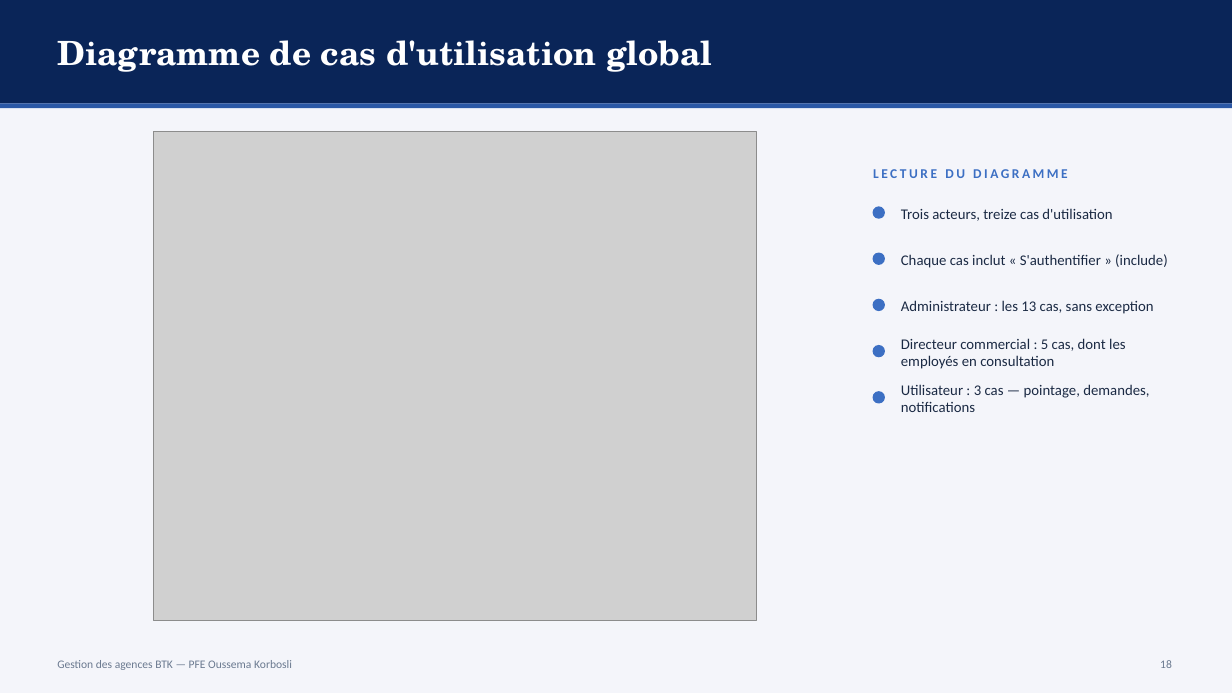
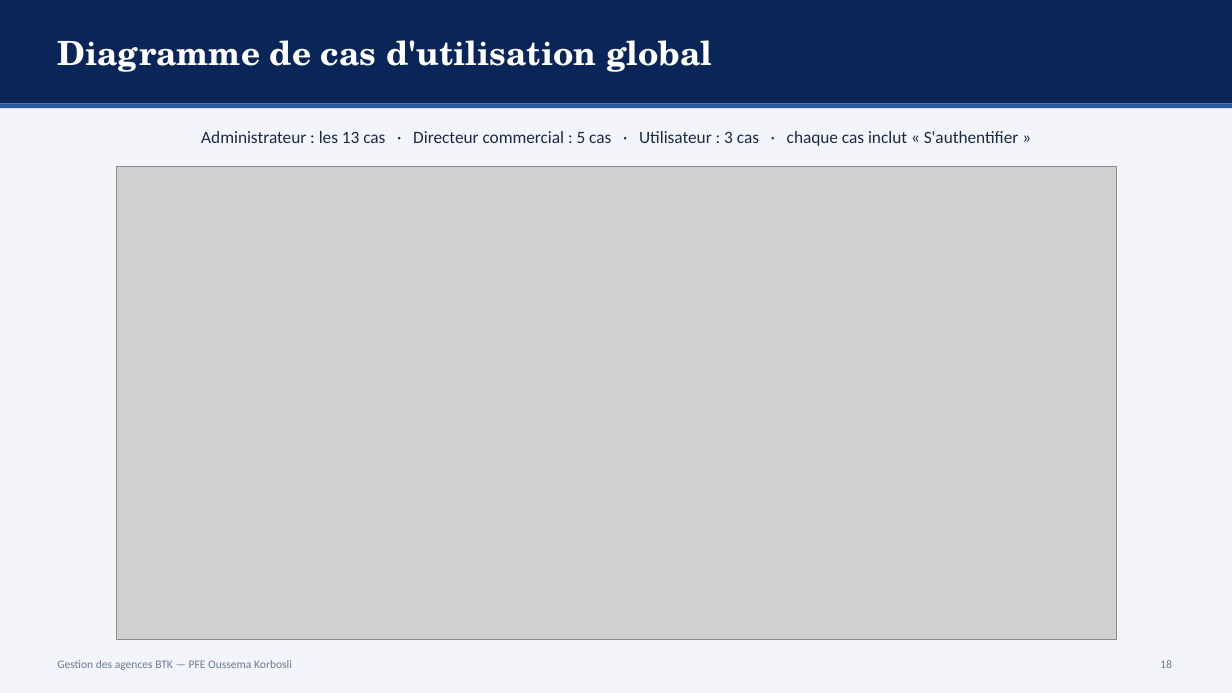
Before and after one commit to ZizouX0/oussema_korbosli, a slide deck: slide 18 of presentation/Soutenance_PFE_Oussema_Korbosli.pptx. Drawn at 1232x693 pixels with LibreOffice and Linux fonts; fonts in the diff are those of the drawing; grey boxes stand for pictures. Boxes give left, top, right and bottom in pixels: in the first picture for what was removed or moved away, otherwise in the second. Text is boxed around its words. In the diff, an @@ line names an element or a change of style, - is before the commit and + after.

```diff
--- a/presentation/Soutenance_PFE_Oussema_Korbosli.pptx
+++ b/presentation/Soutenance_PFE_Oussema_Korbosli.pptx
@@ text added at [201,131,1019,146], 13.5 pt, text #1B2A44 @@
+Administrateur : les 13 cas · Directeur commercial : 5 cas · Utilisateur : 3 cas · chaque cas inclut « S'authentifier »
@@ picture: place and size @@
-picture at [153,131,757,621]
+picture at [116,166,1117,640]
@@ text removed at [873,169,1068,178] @@
-LECTURE DU DIAGRAMME
@@ ellipse removed at [873,207,884,218] @@
@@ text removed at [901,208,1112,221] @@
-Trois acteurs, treize cas d'utilisation
@@ ellipse removed at [873,253,884,264] @@
@@ text removed at [901,254,1168,268] @@
-Chaque cas inclut « S'authentifier » (include)
@@ ellipse removed at [873,299,884,311] @@
@@ text removed at [901,300,1153,314] @@
-Administrateur : les 13 cas, sans exception
@@ ellipse removed at [873,346,884,357] @@
@@ text removed at [901,338,1125,369] @@
-Directeur commercial : 5 cas, dont les employés en consultation
@@ text removed at [901,384,1149,412] @@
-Utilisateur : 3 cas — pointage, demandes, notifications
@@ ellipse removed at [873,392,884,403] @@
```
Also in this commit, not shown: 3 other files.
